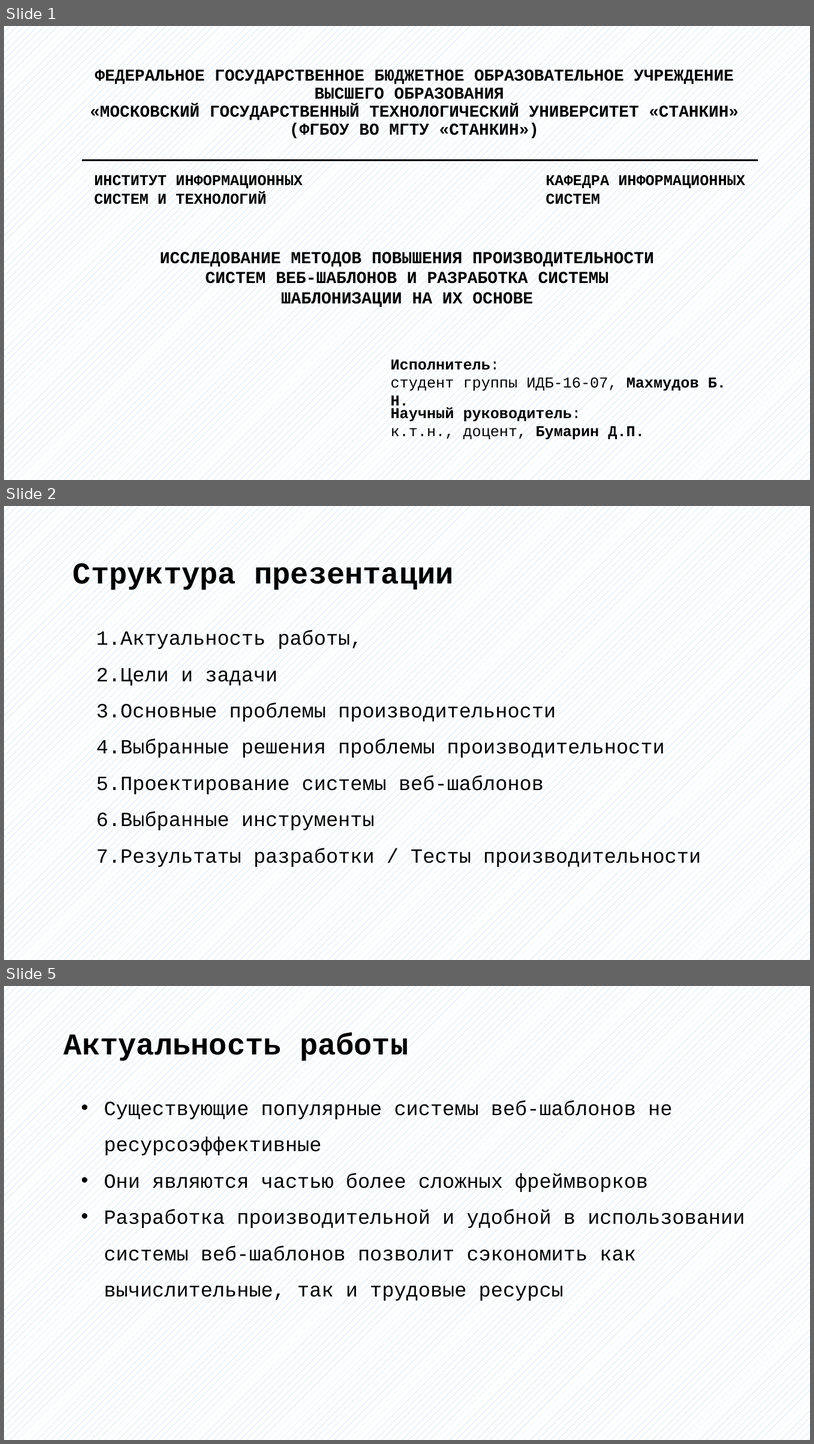
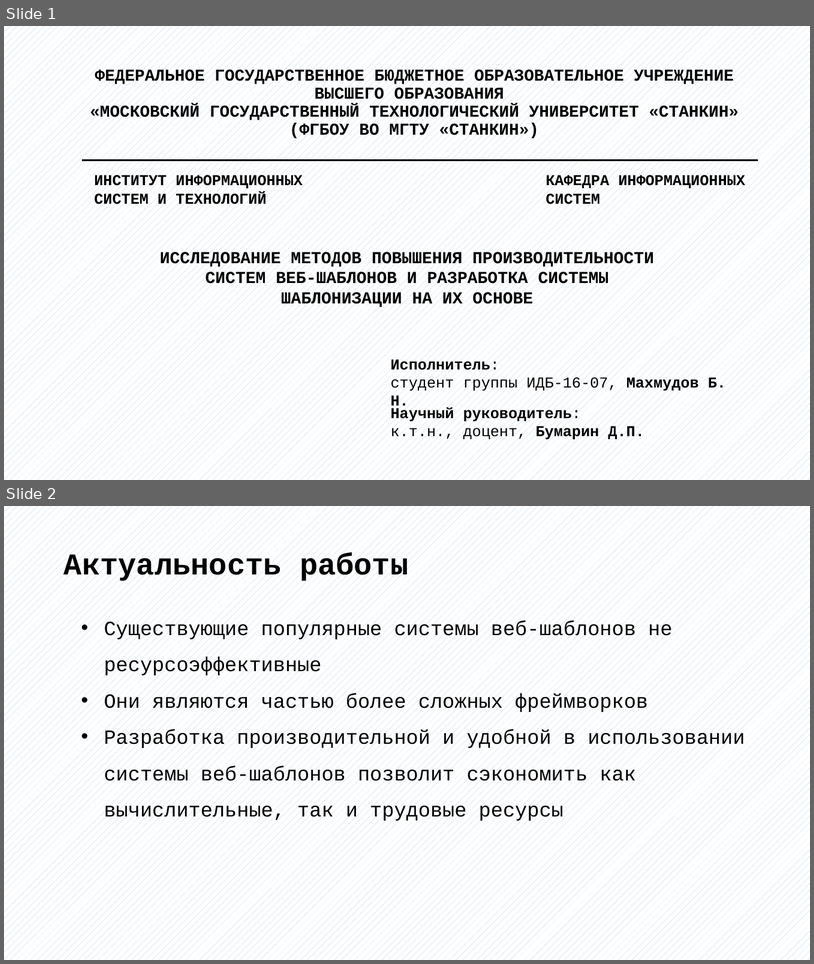
Before and after one commit to bobs4462/tachyon, a slide deck: docs/Презентация ВКР.pptx. Shown one above the other, each under a label of ours: slides 1, 2 and 5 before the commit, slides 1 and 2 after it; the slides between them are not shown. The pictures are 814x1444 and 814x964 pixels, drawn with LibreOffice and Linux fonts; fonts in the diff are those of the drawing. Boxes give left, top, right and bottom in pixels: in the first picture for what was removed or moved away, otherwise in the second. Text is boxed around its words. In the diff, an @@ line names an element or a change of style, - is before the commit and + after.

```diff
--- a/docs/Презентация ВКР.pptx
+++ b/docs/Презентация ВКР.pptx
@@ slide 2 removed at (4, 506, 810, 960), background pattern #9DC3E6 on #FFFFFF @@
@@ text removed at (73, 561, 454, 592) @@
-Структура презентации
@@ text removed at (96, 630, 701, 868) @@
-1. Актуальность работы,
-2. Цели и задачи
-3. Основные проблемы производительности
-4. Выбранные решения проблемы производительности
-5. Проектирование системы веб-шаблонов
-6. Выбранные инструменты
-7. Результаты разработки / Тесты производительности
@@ what was slide 5 is now slide 2 @@
```
Also in this commit, not shown: 4 slides changed, 1 slide added, 3 other slides removed, 2 other files.
